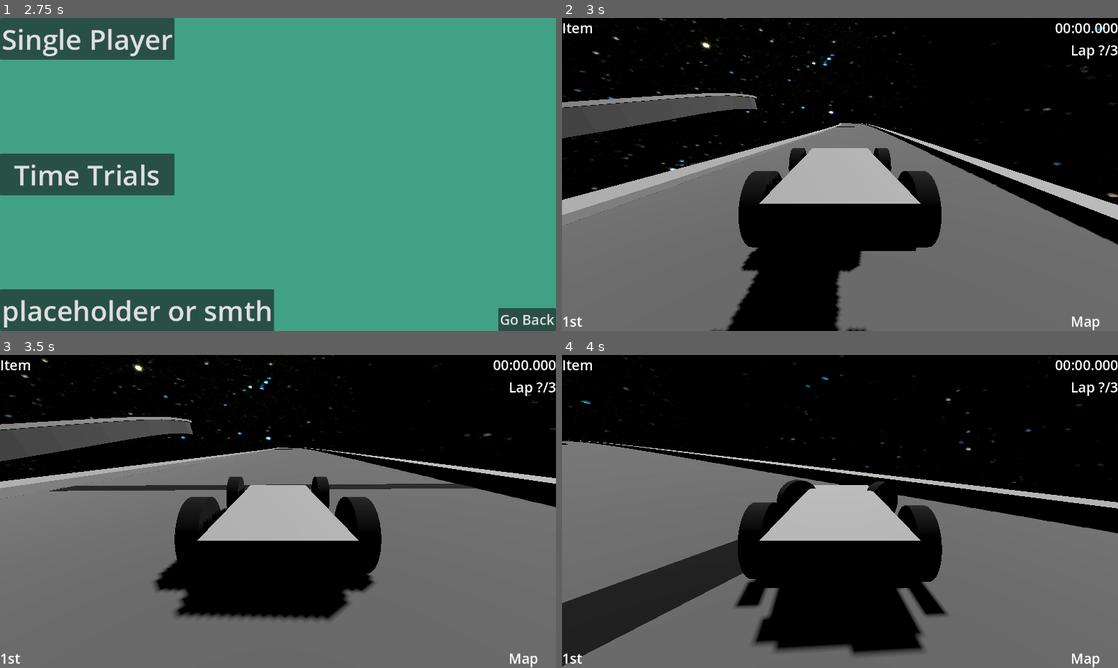
Above: before the commit, frames 1-4 (two rows, left to right).
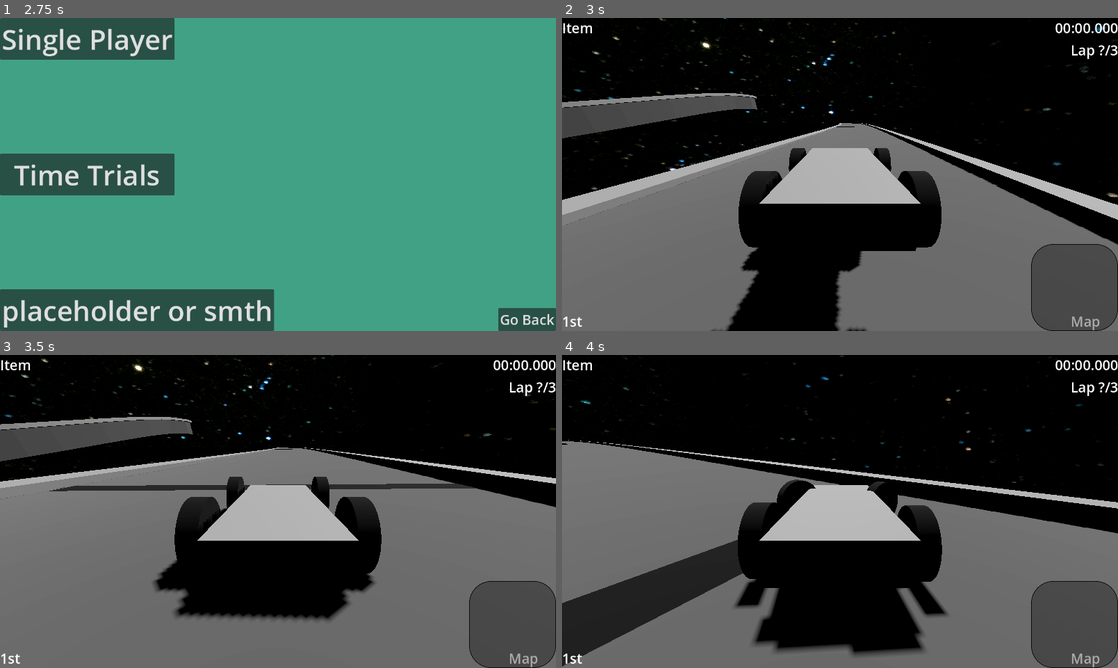
Above: after the commit, the same moments.

Repository: worcestertechnicalhighschool/kart-racer-origin
Game: Godot game, scene res://scenes/ui_scenes/title_screen.tscn
The game is run twice, just before and just after one commit, with the same random seed, the same clock (stepped at 60 frames per second) and the same inputs.
Inputs:
- Up to frame 1 (2.75 s): click "Single Player" at 0.5 s; click "Go Back" at 1.25 s; click "Single Player" at 2 s
- Up to frame 2 (3 s): click "Single Player" at 2.75 s
- Up to frame 3 (3.5 s): no input
- Up to frame 4 (4 s): hold D (right) from 3.53 s (still down); hold Shift (drift) from 3.53 s (still down)

Frame 1 is identical in both runs. In frame 2, 4.1% of the frame differs, in the area x 84-100%, y 72-100%; in frame 3, 4.1%; in frame 4, 4.1%.

Commit message:
working on item box not rendering

Diff:
--- a/project.godot
+++ b/project.godot
@@ -17,7 +17,7 @@
 
 [autoload]
 
-FadeIn="*res://scenes/object_scenes/fade_in.tscn"
+FadeIn="*res://scenes/ui_scenes/fade_in.tscn"
 
 [display]
 
--- a/scenes/map_scenes/curve_test.tscn
+++ b/scenes/map_scenes/curve_test.tscn
@@ -1,8 +1,9 @@
-[gd_scene load_steps=13 format=3 uid="uid://bydtpyflateb5"]
+[gd_scene load_steps=14 format=3 uid="uid://bydtpyflateb5"]
 
 [ext_resource type="PackedScene" uid="uid://dkuwcntbn4jl2" path="res://scenes/object_scenes/car.tscn" id="1_rflty"]
 [ext_resource type="Texture2D" uid="uid://b3jjiel6oe0xy" path="res://assets/images/skyboxes/skybox_finance.jpg" id="1_tl23f"]
-[ext_resource type="PackedScene" uid="uid://bgfoxm83j36w0" path="res://scenes/oil.tscn" id="3_85lhp"]
+[ext_resource type="PackedScene" uid="uid://bgfoxm83j36w0" path="res://scenes/object_scenes/oil.tscn" id="3_85lhp"]
+[ext_resource type="PackedScene" uid="uid://bl7yp56hkp8e6" path="res://scenes/object_scenes/item_box.tscn" id="4_1yaqc"]
 
 [sub_resource type="PanoramaSkyMaterial" id="PanoramaSkyMaterial_tl4ks"]
 panorama = ExtResource("1_tl23f")
@@ -130,3 +131,5 @@
 [node name="CollisionShape3D" type="CollisionShape3D" parent="Start Line"]
 transform = Transform3D(1, 0, 0, 0, 1, 0, 0, 0, 1, -19.7655, 17.1795, -2.10855)
 shape = SubResource("ConvexPolygonShape3D_x5nv1")
+
+[node name="ItemBox" parent="." instance=ExtResource("4_1yaqc")]
--- a/scenes/object_scenes/car.tscn
+++ b/scenes/object_scenes/car.tscn
@@ -1,8 +1,9 @@
-[gd_scene load_steps=8 format=3 uid="uid://dkuwcntbn4jl2"]
+[gd_scene load_steps=9 format=3 uid="uid://dkuwcntbn4jl2"]
 
 [ext_resource type="Script" path="res://scripts/car.gd" id="1_318nw"]
 [ext_resource type="PackedScene" uid="uid://bmwh6n8gr4wvd" path="res://scenes/ui_scenes/car_ui.tscn" id="2_1w8et"]
 [ext_resource type="PackedScene" uid="uid://cu6oq4whbnukt" path="res://scenes/ui_scenes/pause_menu.tscn" id="3_8ffs4"]
+[ext_resource type="PackedScene" uid="uid://46f5221jq06n" path="res://scenes/ui_scenes/inventory.tscn" id="4_3gxtt"]
 
 [sub_resource type="BoxMesh" id="BoxMesh_ibdse"]
 
@@ -87,12 +88,9 @@
 [node name="ReverseCamera" type="Camera3D" parent="Cameras"]
 transform = Transform3D(1, -2.26267e-08, 1.71867e-07, -2.26267e-08, 0.965926, 0.258819, -1.71867e-07, -0.258819, 0.965926, 0, 1, 3)
 
-[node name="RayCast3D" type="RayCast3D" parent="."]
-target_position = Vector3(0, -2, 0)
-collision_mask = 2
-debug_shape_thickness = 5
-
 [node name="Ui" parent="." instance=ExtResource("2_1w8et")]
 
 [node name="PauseMenu" parent="." instance=ExtResource("3_8ffs4")]
 visible = false
+
+[node name="Inventory" parent="." instance=ExtResource("4_3gxtt")]
--- a/scenes/object_scenes/item_box.tscn
+++ b/scenes/object_scenes/item_box.tscn
@@ -72,7 +72,7 @@
 }
 
 [node name="ItemBox" type="Node3D"]
-transform = Transform3D(0.5, 0, 0, 0, 0.5, 0, 0, 0, 0.5, 0, 0, 0)
+transform = Transform3D(2, 0, 0, 0, 2, 0, 0, 0, 2, 0, 0, 0)
 script = ExtResource("1_a8dgl")
 
 [node name="StaticBody3D" type="StaticBody3D" parent="."]
@@ -91,6 +91,5 @@
 libraries = {
 "": SubResource("AnimationLibrary_y1f6k")
 }
-autoplay = "spin"
 
 [connection signal="body_entered" from="StaticBody3D/Area3D" to="." method="_on_area_3d_body_entered"]
--- /dev/null
+++ b/scenes/object_scenes/test_block.tscn
@@ -0,0 +1,21 @@
+[gd_scene load_steps=4 format=3 uid="uid://4k54hc70v833"]
+
+[ext_resource type="Texture2D" uid="uid://dqud4svtuhpo3" path="res://assets/images/itembox_placeholder.png" id="1_juruu"]
+
+[sub_resource type="StandardMaterial3D" id="StandardMaterial3D_3f5pk"]
+albedo_texture = ExtResource("1_juruu")
+texture_filter = 0
+
+[sub_resource type="BoxShape3D" id="BoxShape3D_jiic5"]
+
+[node name="StaticBody3D" type="StaticBody3D"]
+
+[node name="CSGBox3D2" type="CSGBox3D" parent="."]
+transform = Transform3D(-1, 0, -8.74228e-08, 0, 1, 0, 8.74228e-08, 0, -1, 0, 0, 0)
+material_override = SubResource("StandardMaterial3D_3f5pk")
+
+[node name="Area3D2" type="Area3D" parent="."]
+
+[node name="CollisionShape3D" type="CollisionShape3D" parent="Area3D2"]
+transform = Transform3D(1, 0, 0, 0, 2, 0, 0, 0, 1, 0, 0, 0)
+shape = SubResource("BoxShape3D_jiic5")
--- /dev/null
+++ b/scenes/ui_scenes/inventory.tscn
@@ -0,0 +1,39 @@
+[gd_scene load_steps=5 format=3 uid="uid://46f5221jq06n"]
+
+[ext_resource type="Script" path="res://scripts/inventory.gd" id="1_tggrm"]
+
+[sub_resource type="Theme" id="Theme_4iqr8"]
+
+[sub_resource type="StyleBoxFlat" id="StyleBoxFlat_hon7w"]
+bg_color = Color(0, 0, 0, 0.329412)
+border_width_left = 2
+border_width_top = 2
+border_width_right = 2
+border_width_bottom = 2
+border_color = Color(0, 0, 0, 1)
+border_blend = true
+corner_radius_top_left = 50
+corner_radius_top_right = 50
+corner_radius_bottom_right = 50
+corner_radius_bottom_left = 50
+
+[sub_resource type="Theme" id="Theme_q2twt"]
+Panel/styles/panel = SubResource("StyleBoxFlat_hon7w")
+
+[node name="Inventory" type="Control"]
+layout_mode = 3
+anchors_preset = 15
+anchor_right = 1.0
+anchor_bottom = 1.0
+grow_horizontal = 2
+grow_vertical = 2
+theme = SubResource("Theme_4iqr8")
+script = ExtResource("1_tggrm")
+
+[node name="Panel" type="Panel" parent="."]
+layout_mode = 0
+offset_left = 1080.0
+offset_top = 520.0
+offset_right = 1280.0
+offset_bottom = 720.0
+theme = SubResource("Theme_q2twt")
--- a/scenes/ui_scenes/title_screen.tscn
+++ b/scenes/ui_scenes/title_screen.tscn
@@ -1,7 +1,7 @@
 [gd_scene load_steps=5 format=3 uid="uid://ftfjb2juk3gv"]
 
 [ext_resource type="Script" path="res://scripts/title_screen.gd" id="1_wep01"]
-[ext_resource type="PackedScene" uid="uid://cmwn78o1aco74" path="res://scenes/object_scenes/fade_in.tscn" id="2_hrswe"]
+[ext_resource type="PackedScene" uid="uid://cmwn78o1aco74" path="res://scenes/ui_scenes/fade_in.tscn" id="2_hrswe"]
 [ext_resource type="Texture2D" uid="uid://pmrgd74p8b1e" path="res://assets/images/battle_cats/cat_kart.png" id="3_2d2xj"]
 [ext_resource type="Texture2D" uid="uid://wf1olbqmhl2a" path="res://assets/images/racing_flags.png" id="4_tjyxy"]
 
--- a/scripts/car.gd
+++ b/scripts/car.gd
@@ -27,7 +27,6 @@
 @onready var camera = $Cameras/FrontCamera
 @export var MAX_STEER = 0.9
 @export var ENGINE_POWER = 500
-@onready var ray: RayCast3D = $RayCast3D
 
 @export var DRIFT = 1
 var drift
--- a/scripts/inventory.gd
+++ b/scripts/inventory.gd
@@ -1,11 +1,3 @@
-extends Node
+extends Control
 
-
-# Called when the node enters the scene tree for the first time.
-func _ready() -> void:
-	pass # Replace with function body.
-
-
-# Called every frame. 'delta' is the elapsed time since the previous frame.
-func _process(delta: float) -> void:
-	pass
+@export var inventory = []
--- a/scripts/item_box.gd
+++ b/scripts/item_box.gd
@@ -1,4 +1,11 @@
 extends Node3D
 
 func _on_area_3d_body_entered(body: Node3D) -> void:
+	var inventory = body.find_child("Inventory")
+
+	print(inventory.get_property_list())
+
 	queue_free()
+
+func _process(delta: float) -> void:
+	print(position)
Renamed: scenes/object_scenes/fade_in.tscn -> scenes/ui_scenes/fade_in.tscn
